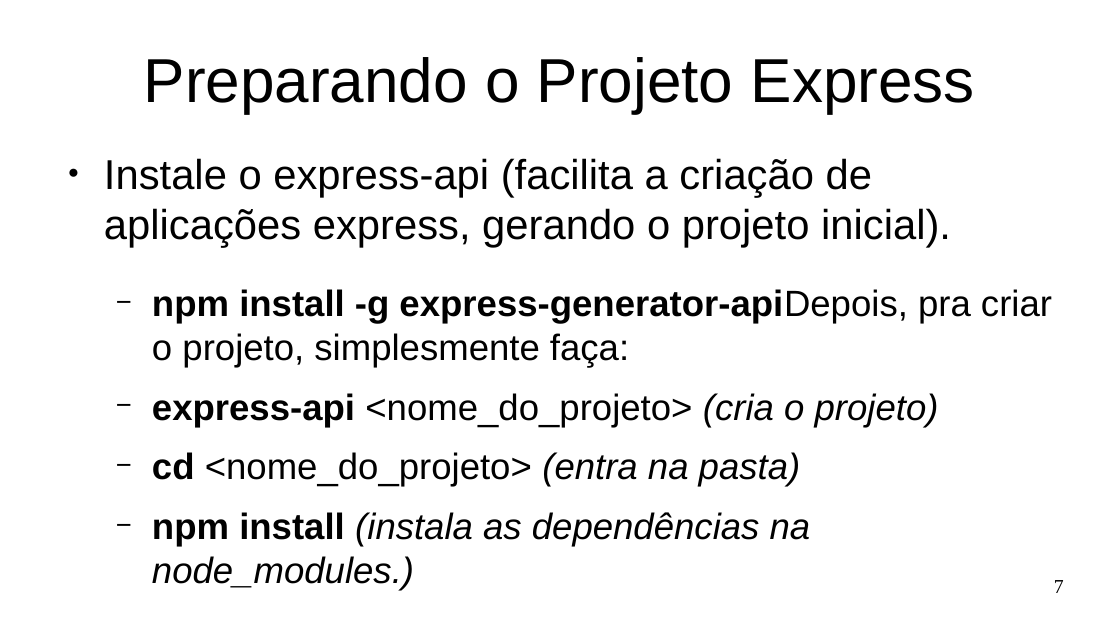
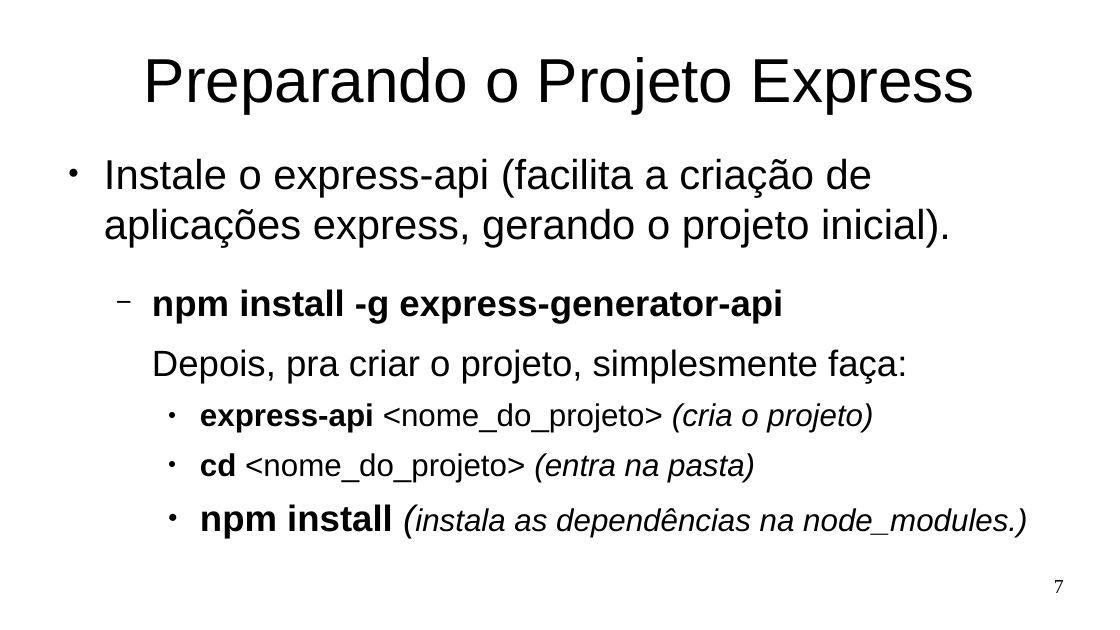
Before and after one commit to Marques-Dev/WEB_2020-1, a slide deck: slide 7 of SLIDES/aula04.odp. Drawn at 1120x630 pixels with LibreOffice and Linux fonts; fonts in the diff are those of the drawing. Boxes give left, top, right and bottom in pixels: in the first picture for what was removed or moved away, otherwise in the second. Text is boxed around its words. In the diff, an @@ line names an element or a change of style, - is before the commit and + after.

Commit message:
aula 06 - express

```diff
--- a/SLIDES/aula04.odp
+++ b/SLIDES/aula04.odp
@@ text at bbox=[152, 289, 907, 383]: text changed @@
-  − npm install -g express-generator-apiDepois, pra criar o projeto, simplesmente faça:
+  − npm install -g express-generator-api
+  Depois, pra criar o projeto, simplesmente faça:
@@ text at bbox=[200, 403, 1027, 538]: size 25.9 to 22.2 pt in "express-api <nome_do_projeto> (cria o projeto)", "cd <nome_do_projeto> (entra na pasta)", "(instala as dependências na node_modules.)"; bullet − to ●; list level 2 to 3 in "express-api <nome_do_projeto> (cria o projeto)"; list level 2 to 3 in "cd <nome_do_projeto> (entra na pasta)"; list level 2 to 3 in "npm install (instala as dependências ..." @@
```
Also in this commit, not shown: 5 other slides changed, 8 other files.
